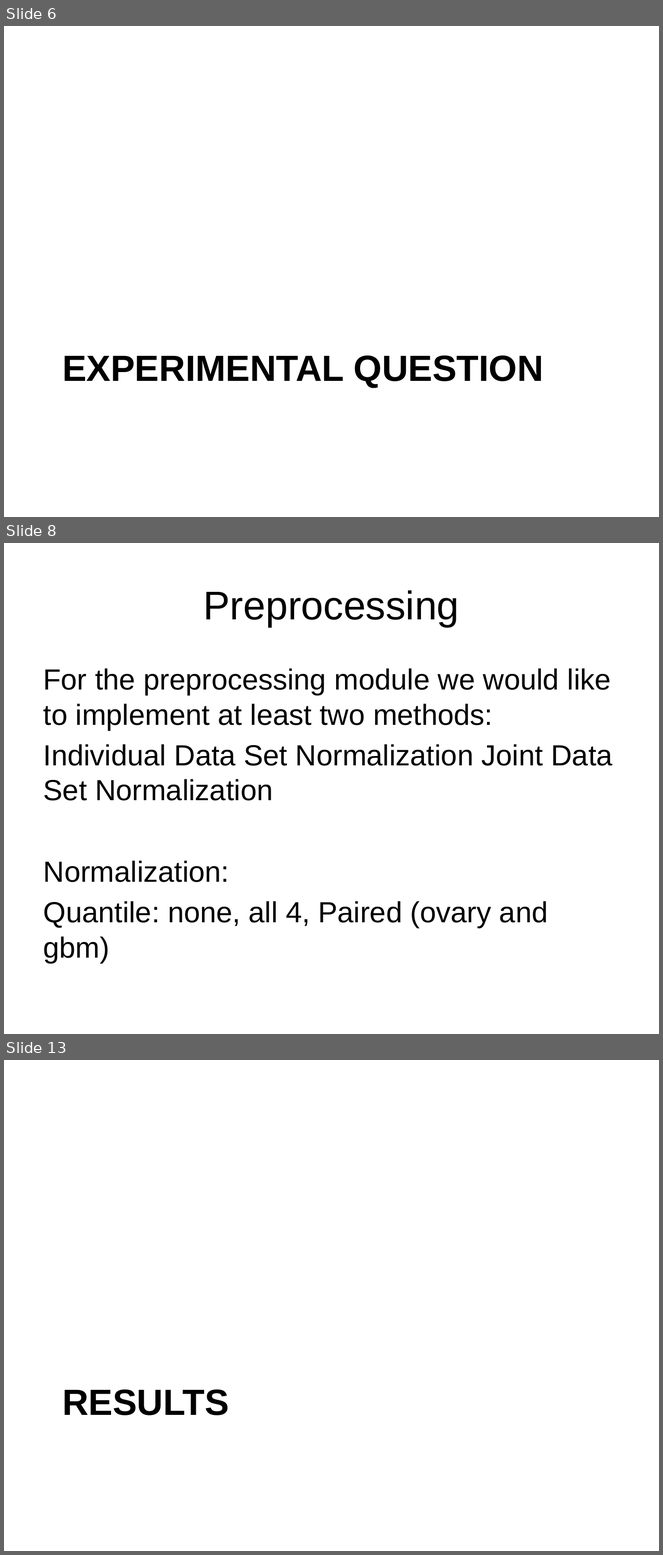
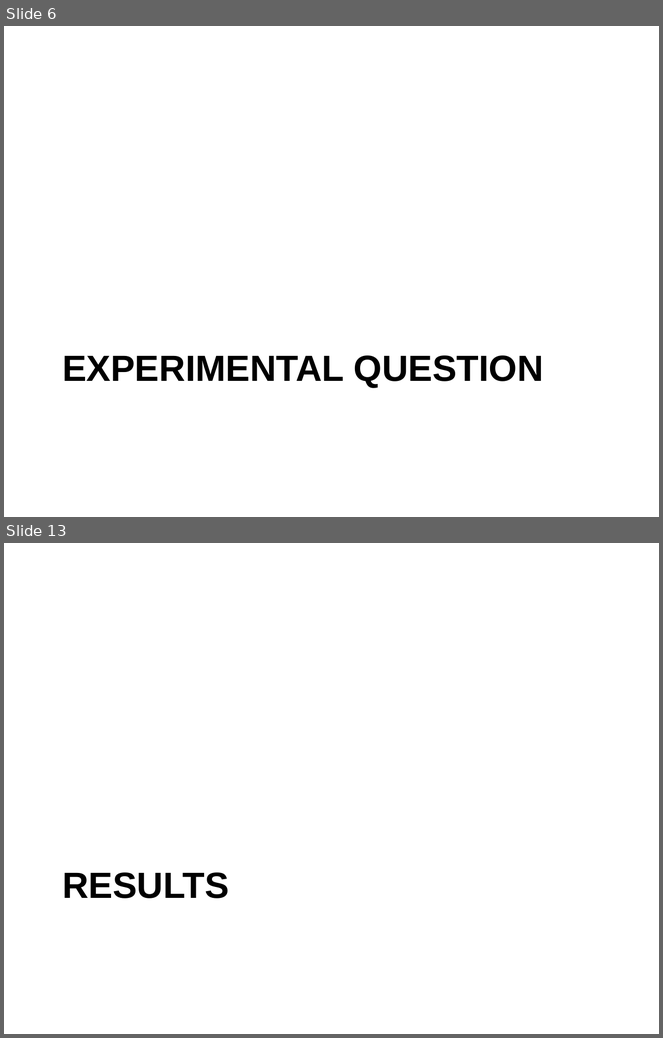
Before and after one commit to eotles/CS838, a slide deck: ProjectPresentation.pptx. Shown one above the other, each under a label of ours: slides 6, 8 and 13 before the commit, slides 6 and 13 after it; the slides between them are not shown. The pictures are 663x1555 and 663x1038 pixels, drawn with LibreOffice and Linux fonts; fonts in the diff are those of the drawing. Boxes give left, top, right and bottom in pixels: in the first picture for what was removed or moved away, otherwise in the second. Text is boxed around its words. In the diff, an @@ line names an element or a change of style, - is before the commit and + after.

```diff
--- a/ProjectPresentation.pptx
+++ b/ProjectPresentation.pptx
@@ slide 8 removed at <box>4,543,659,1034</box>, background #FFFFFF @@
@@ title removed at <box>204,590,460,627</box> @@
-Preprocessing
@@ text removed at <box>44,668,612,963</box> @@
-For the preprocessing module we would like to implement at least two methods:
-Individual Data Set Normalization Joint Data Set Normalization
-Normalization:
-Quantile: none, all 4, Paired (ovary and gbm)
```
Also in this commit, not shown: 4 slides changed, 9 slides added, 5 other slides removed.
